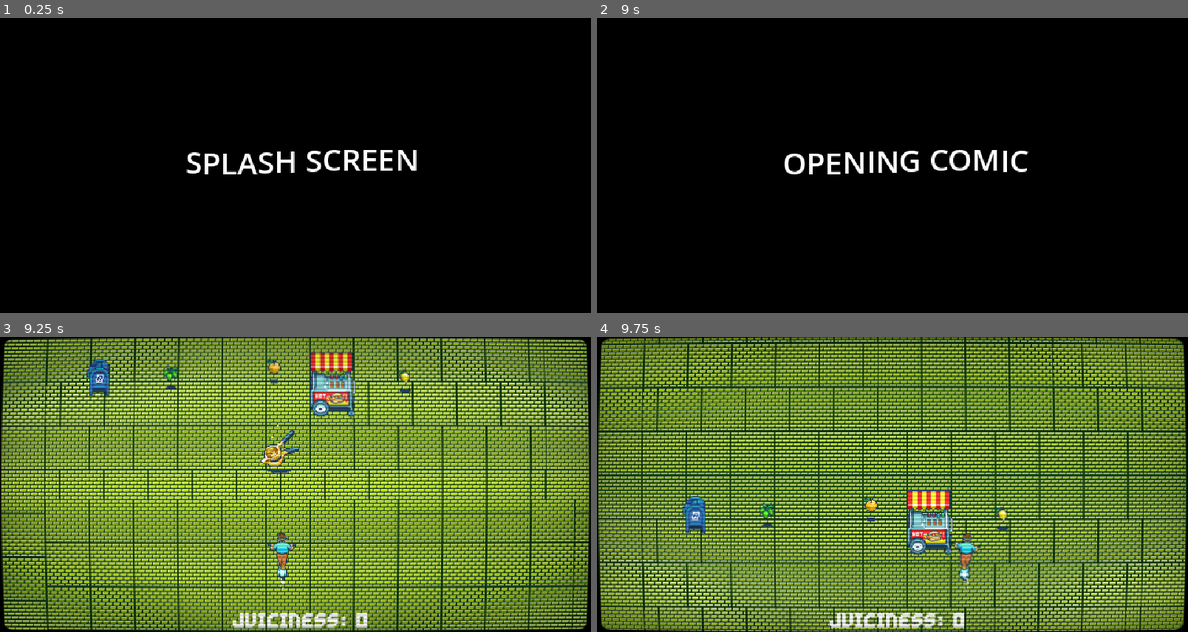
Above: before the commit, frames 1-4 (two rows, left to right).
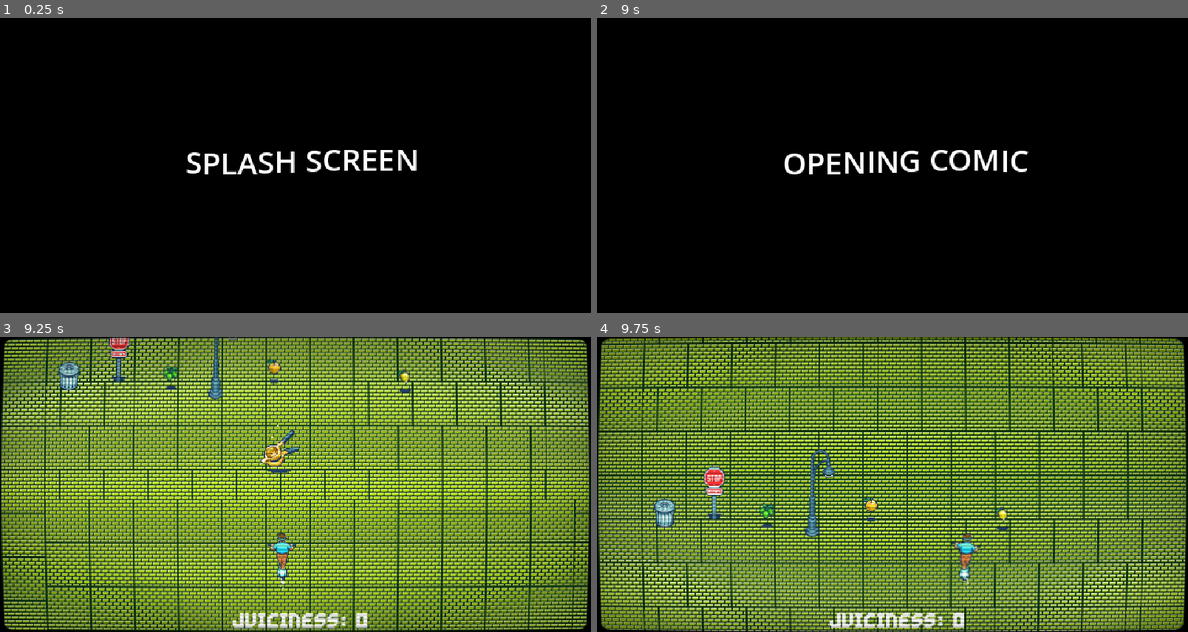
Above: after the commit, the same moments.

Repository: casualxcrisis/citrus-inc
Game: Godot game, scene res://scenes/ui/splash_screen.tscn
Same seed, same stepped clock (60 frames per second), same inputs: the game is played once before the commit and once after it. The engine's default icon, where the game draws it, is replaced by a stand-in: a white triangle on a blue panel in a dark square.
Inputs (mouse positions are in pixels of both pictures, inside the frame that each line leads up to):
- Up to frame 1 (0.25 s): no input
- Up to frame 2 (9 s): move the mouse to (1022, 150) at 0.52 s; move the mouse to (774, 180) at 1.27 s; move the mouse to (951, 100) at 2.02 s; move the mouse to (862, 224) at 2.77 s; move the mouse to (1069, 209) at 3.52 s; move the mouse to (715, 121) at 4.27 s; move the mouse to (922, 165) at 5.02 s; move the mouse to (803, 91) at 5.77 s; move the mouse to (1022, 150) at 6.52 s; move the mouse to (774, 180) at 7.27 s; move the mouse to (951, 100) at 8.02 s; move the mouse to (862, 224) at 8.77 s
- Up to frame 3 (9.25 s): no input
- Up to frame 4 (9.75 s): move the mouse to (1069, 528) at 9.52 s

Frames 1-2 are identical in both runs. In frame 3, 2.8% of the frame differs, in the area x 9-61%, y 0-28%; in frame 4, 3.0%, in the area x 9-61%, y 38-74%.

Commit message:
Updated and expanded street signs

Diff:
--- a/scenes/environment/terrains/terrain_section_1.tscn
+++ b/scenes/environment/terrains/terrain_section_1.tscn
@@ -5,9 +5,10 @@
 [ext_resource type="PackedScene" uid="uid://q7b2da0rlp51" path="res://scenes/pickups/lime.tscn" id="4_djdgl"]
 [ext_resource type="PackedScene" uid="uid://dk535grgualkj" path="res://scenes/pickups/orange.tscn" id="5_o83ve"]
 [ext_resource type="PackedScene" uid="uid://bfu5o8nu4g5q4" path="res://scenes/pickups/lemon.tscn" id="6_bfuwf"]
-[ext_resource type="PackedScene" uid="uid://cau6pxk24i2b8" path="res://scenes/obstacles/mail_box.tscn" id="7_o83ve"]
-[ext_resource type="PackedScene" uid="uid://dhj8tnd0e81a3" path="res://scenes/obstacles/hotdog_cart.tscn" id="8_bfuwf"]
+[ext_resource type="PackedScene" uid="uid://c00mol5iwjisl" path="res://scenes/obstacles/trash_can.tscn" id="7_byhto"]
+[ext_resource type="PackedScene" uid="uid://1o8x7aapfylo" path="res://scenes/obstacles/stop_sign.tscn" id="8_cc5es"]
 [ext_resource type="PackedScene" uid="uid://bhmbkxvese7el" path="res://scenes/pickups/score_mult.tscn" id="9_byhto"]
+[ext_resource type="PackedScene" uid="uid://ban8y6arulvl1" path="res://scenes/obstacles/left_street_lamp.tscn" id="9_cpx0w"]
 
 [sub_resource type="TileSetAtlasSource" id="TileSetAtlasSource_djdgl"]
 texture = ExtResource("2_7cnqw")
@@ -97,8 +98,11 @@
 [node name="ScoreMult" parent="." unique_id=383414046 instance=ExtResource("9_byhto")]
 position = Vector2(303, -19)
 
-[node name="mail_box" parent="." unique_id=1206943739 instance=ExtResource("7_o83ve")]
-position = Vector2(105, -90)
+[node name="trash_can" parent="." unique_id=731089628 instance=ExtResource("7_byhto")]
+position = Vector2(73, -93)
 
-[node name="hotdog_cart" parent="." unique_id=569065226 instance=ExtResource("8_bfuwf")]
-position = Vector2(342, -77)
+[node name="street_sign" parent="." unique_id=646267089 instance=ExtResource("8_cc5es")]
+position = Vector2(126, -95)
+
+[node name="street_lamp" parent="." unique_id=637719745 instance=ExtResource("9_cpx0w")]
+position = Vector2(234, -125)
--- /dev/null
+++ b/scenes/obstacles/caution_sign.tscn
@@ -0,0 +1,18 @@
+[gd_scene format=3 uid="uid://c7dl1p86y5c2q"]
+
+[ext_resource type="Texture2D" uid="uid://cfn8mit6830i4" path="res://assets/art/obstacles/street_signs2.png" id="1_vef7f"]
+
+[sub_resource type="RectangleShape2D" id="RectangleShape2D_d0prb"]
+size = Vector2(13, 35)
+
+[node name="CautionSign" type="StaticBody2D" unique_id=646267089 groups=["static_obstacle"]]
+collision_layer = 4
+collision_mask = 4
+
+[node name="CollisionShape2D" type="CollisionShape2D" parent="." unique_id=801762860]
+position = Vector2(0.5, -18.5)
+shape = SubResource("RectangleShape2D_d0prb")
+
+[node name="Sprite2D" type="Sprite2D" parent="." unique_id=602431293]
+position = Vector2(0.25, -31.000004)
+texture = ExtResource("1_vef7f")
--- /dev/null
+++ b/scenes/obstacles/curvy_sign.tscn
@@ -0,0 +1,18 @@
+[gd_scene format=3 uid="uid://uoqefj0fopnx"]
+
+[ext_resource type="Texture2D" uid="uid://d4f4xgcgs8ltr" path="res://assets/art/obstacles/street_signs4.png" id="1_ruhis"]
+
+[sub_resource type="RectangleShape2D" id="RectangleShape2D_d0prb"]
+size = Vector2(13, 35)
+
+[node name="CurvySign" type="StaticBody2D" unique_id=646267089 groups=["static_obstacle"]]
+collision_layer = 4
+collision_mask = 4
+
+[node name="CollisionShape2D" type="CollisionShape2D" parent="." unique_id=801762860]
+position = Vector2(0.5, -18.5)
+shape = SubResource("RectangleShape2D_d0prb")
+
+[node name="Sprite2D" type="Sprite2D" parent="." unique_id=602431293]
+position = Vector2(0.25, -31.000004)
+texture = ExtResource("1_ruhis")
--- a/scenes/obstacles/street_lamp.tscn
+++ b/scenes/obstacles/left_street_lamp.tscn
@@ -1,15 +1,17 @@
 [gd_scene format=3 uid="uid://ban8y6arulvl1"]
 
-[ext_resource type="Texture2D" uid="uid://qs5wus52t1e" path="res://assets/art/obstacles/streetlamp2.png" id="1_03yjm"]
+[ext_resource type="Texture2D" uid="uid://qs5wus52t1e" path="res://assets/art/obstacles/streetlamp2.png" id="1_g7ds0"]
 
 [sub_resource type="RectangleShape2D" id="RectangleShape2D_d0prb"]
 size = Vector2(12, 42)
 
-[node name="street_lamp" type="StaticBody2D" unique_id=637719745]
+[node name="LeftStreetLamp" type="StaticBody2D" unique_id=637719745 groups=["static_obstacle"]]
+collision_layer = 4
+collision_mask = 4
 
 [node name="CollisionShape2D" type="CollisionShape2D" parent="." unique_id=404780711]
 position = Vector2(-1, 27)
 shape = SubResource("RectangleShape2D_d0prb")
 
 [node name="Sprite2D" type="Sprite2D" parent="." unique_id=963342024]
-texture = ExtResource("1_03yjm")
+texture = ExtResource("1_g7ds0")
--- /dev/null
+++ b/scenes/obstacles/pedestrian_sign.tscn
@@ -0,0 +1,18 @@
+[gd_scene format=3 uid="uid://b5eer6m3dl4hs"]
+
+[ext_resource type="Texture2D" uid="uid://cmoyxeqje60li" path="res://assets/art/obstacles/street_signs3.png" id="1_2spqd"]
+
+[sub_resource type="RectangleShape2D" id="RectangleShape2D_d0prb"]
+size = Vector2(13, 35)
+
+[node name="PedestrianSign" type="StaticBody2D" unique_id=646267089 groups=["static_obstacle"]]
+collision_layer = 4
+collision_mask = 4
+
+[node name="CollisionShape2D" type="CollisionShape2D" parent="." unique_id=801762860]
+position = Vector2(0.5, -18.5)
+shape = SubResource("RectangleShape2D_d0prb")
+
+[node name="Sprite2D" type="Sprite2D" parent="." unique_id=602431293]
+position = Vector2(0.25, -31.000004)
+texture = ExtResource("1_2spqd")
--- /dev/null
+++ b/scenes/obstacles/railroad_crossing.tscn
@@ -0,0 +1,18 @@
+[gd_scene format=3 uid="uid://bswykbd224itg"]
+
+[ext_resource type="Texture2D" uid="uid://l2na1icb633a" path="res://assets/art/obstacles/street_signs6.png" id="1_1rxse"]
+
+[sub_resource type="RectangleShape2D" id="RectangleShape2D_d0prb"]
+size = Vector2(13, 35)
+
+[node name="RailroadCrossing" type="StaticBody2D" unique_id=646267089 groups=["static_obstacle"]]
+collision_layer = 4
+collision_mask = 4
+
+[node name="CollisionShape2D" type="CollisionShape2D" parent="." unique_id=801762860]
+position = Vector2(0.5, -18.5)
+shape = SubResource("RectangleShape2D_d0prb")
+
+[node name="Sprite2D" type="Sprite2D" parent="." unique_id=602431293]
+position = Vector2(0.25, -31.000004)
+texture = ExtResource("1_1rxse")
--- /dev/null
+++ b/scenes/obstacles/right_street_lamp.tscn
@@ -0,0 +1,17 @@
+[gd_scene format=3 uid="uid://ditp3rcy41g6p"]
+
+[ext_resource type="Texture2D" uid="uid://itpjxoin778w" path="res://assets/art/obstacles/streetlamp1.png" id="1_u4jyt"]
+
+[sub_resource type="RectangleShape2D" id="RectangleShape2D_d0prb"]
+size = Vector2(12, 42)
+
+[node name="street_lamp" type="StaticBody2D" unique_id=637719745 groups=["static_obstacle"]]
+collision_layer = 4
+collision_mask = 4
+
+[node name="CollisionShape2D" type="CollisionShape2D" parent="." unique_id=404780711]
+position = Vector2(-1, 27)
+shape = SubResource("RectangleShape2D_d0prb")
+
+[node name="Sprite2D" type="Sprite2D" parent="." unique_id=963342024]
+texture = ExtResource("1_u4jyt")
--- a/scenes/obstacles/street_sign.tscn
+++ b/scenes/obstacles/stop_sign.tscn
@@ -5,7 +5,9 @@
 [sub_resource type="RectangleShape2D" id="RectangleShape2D_d0prb"]
 size = Vector2(13, 35)
 
-[node name="street_sign" type="StaticBody2D" unique_id=646267089]
+[node name="StopSign" type="StaticBody2D" unique_id=646267089 groups=["static_obstacle"]]
+collision_layer = 4
+collision_mask = 4
 
 [node name="CollisionShape2D" type="CollisionShape2D" parent="." unique_id=801762860]
 position = Vector2(0.5, -18.5)
--- a/scenes/obstacles/trash_can.tscn
+++ b/scenes/obstacles/trash_can.tscn
@@ -5,7 +5,9 @@
 [sub_resource type="RectangleShape2D" id="RectangleShape2D_d0prb"]
 size = Vector2(21, 29)
 
-[node name="trash_can" type="StaticBody2D" unique_id=731089628]
+[node name="trash_can" type="StaticBody2D" unique_id=731089628 groups=["static_obstacle"]]
+collision_layer = 4
+collision_mask = 4
 
 [node name="CollisionShape2D" type="CollisionShape2D" parent="." unique_id=2096448703]
 position = Vector2(-0.5, -9.5)
--- /dev/null
+++ b/scenes/obstacles/two_way_sign.tscn
@@ -0,0 +1,18 @@
+[gd_scene format=3 uid="uid://6cno8melf8ao"]
+
+[ext_resource type="Texture2D" uid="uid://bqb7woc0583yq" path="res://assets/art/obstacles/street_signs5.png" id="1_08re1"]
+
+[sub_resource type="RectangleShape2D" id="RectangleShape2D_d0prb"]
+size = Vector2(13, 35)
+
+[node name="TwoWaySign" type="StaticBody2D" unique_id=646267089 groups=["static_obstacle"]]
+collision_layer = 4
+collision_mask = 4
+
+[node name="CollisionShape2D" type="CollisionShape2D" parent="." unique_id=801762860]
+position = Vector2(0.5, -18.5)
+shape = SubResource("RectangleShape2D_d0prb")
+
+[node name="Sprite2D" type="Sprite2D" parent="." unique_id=602431293]
+position = Vector2(0.25, -31.000004)
+texture = ExtResource("1_08re1")
Renamed: scenes/obstacles/person_walking.tscn -> scenes/obstacles/pedestrian.tscn
